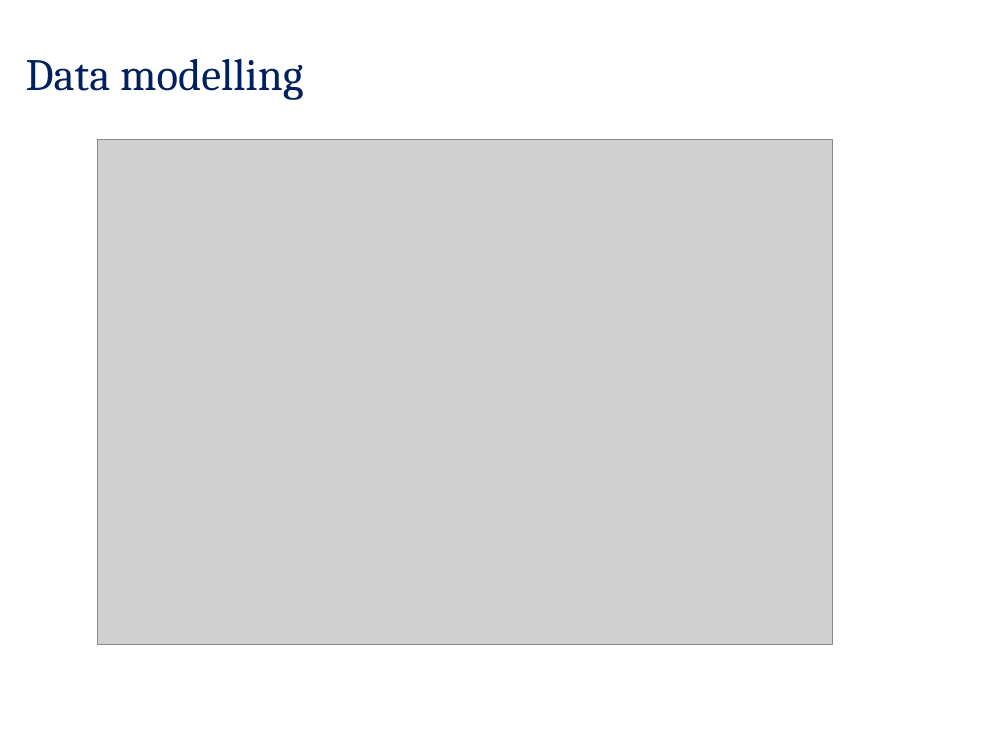
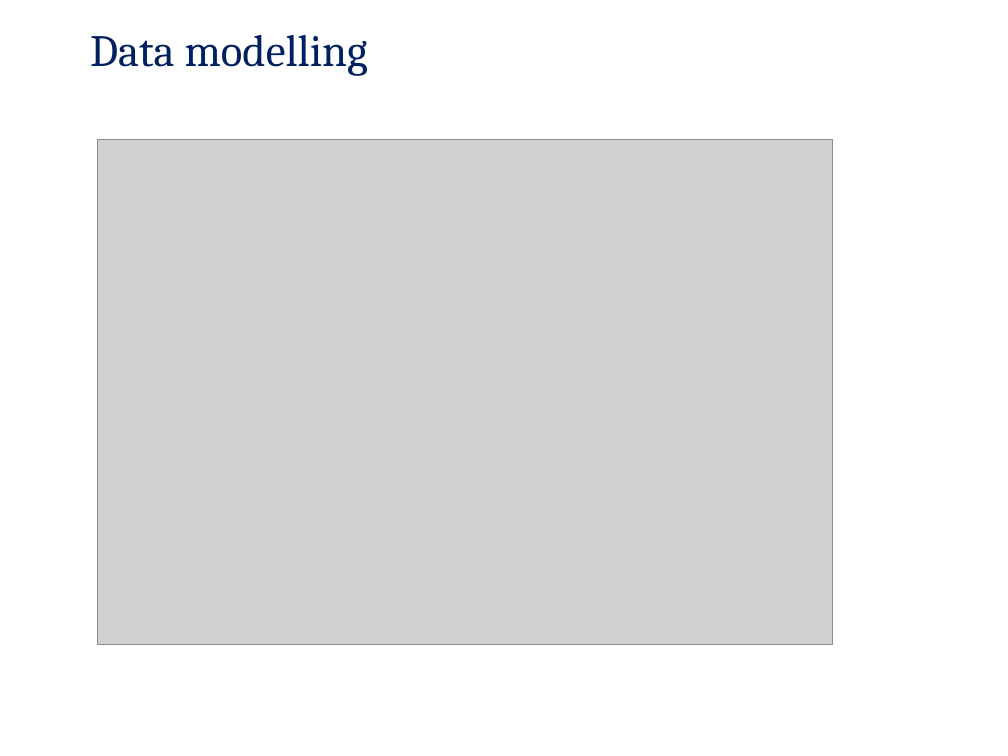
Before and after one commit to pankajfri/Training-Materials, a slide deck: slide 18 of Advanced Web Technologies/Database Concepts/Session2.pptx (slide 10 before the commit). Drawn at 1008x756 pixels with LibreOffice and Linux fonts; fonts in the diff are those of the drawing; grey boxes stand for pictures; background and template pictures are left out. Boxes give left, top, right and bottom in pixels: in the first picture for what was removed or moved away, otherwise in the second. Text is boxed around its words. In the diff, an @@ line names an element or a change of style, - is before the commit and + after.

```diff
--- a/Advanced Web Technologies/Database Concepts/Session2.pptx
+++ b/Advanced Web Technologies/Database Concepts/Session2.pptx
@@ title "Data modelling": place and size @@
-title "Data modelling" at [26,59,303,100]
+title "Data modelling" at [90,35,368,76]
```
Also in this commit, not shown: 5 other slides changed, 15 slides added, 3 slides removed, 1 other file.
